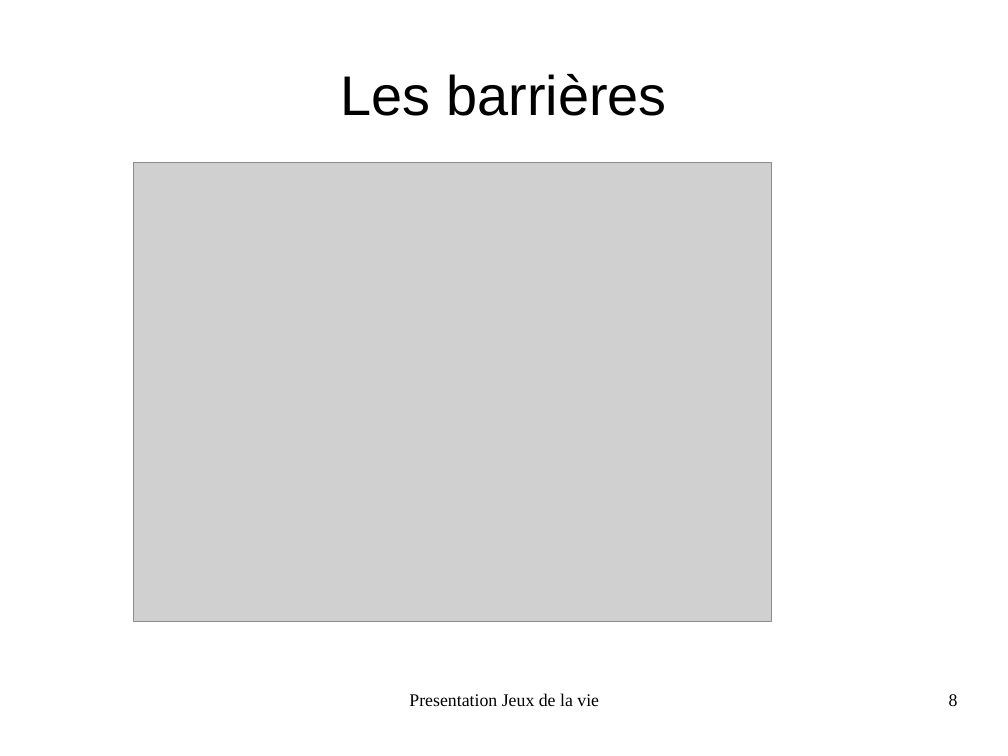
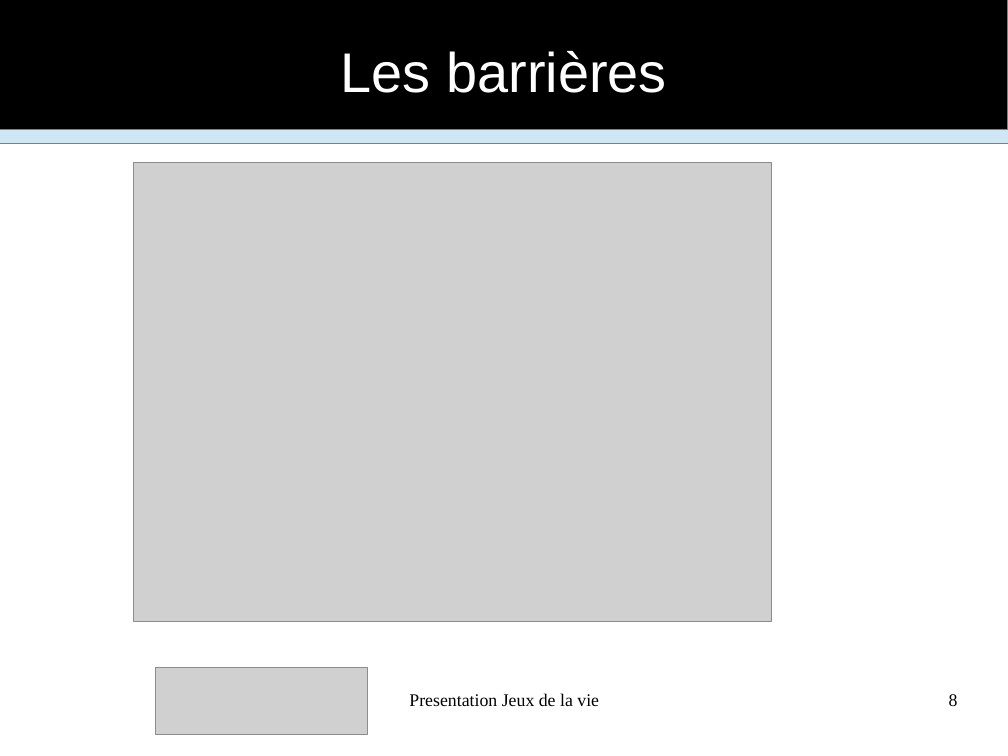
Before and after one commit to FabienInspiron/lifegame, a slide deck: slide 8 of Rapport/Presentation.odp. Drawn at 1008x756 pixels with LibreOffice and Linux fonts; fonts in the diff are those of the drawing; grey boxes stand for pictures. Boxes give left, top, right and bottom in pixels: in the first picture for what was removed or moved away, otherwise in the second. Text is boxed around its words. In the diff, an @@ line names an element or a change of style, - is before the commit and + after.

```diff
--- a/Rapport/Presentation.odp
+++ b/Rapport/Presentation.odp
@@ rectangle added at <box>0,0,1008,130</box>, fill #000000, outline #808080 0 pt @@
@@ title "Les barrières": place and size @@
-title "Les barrières" at <box>341,74,666,116</box>
+title "Les barrières" at <box>341,51,666,93</box>
@@ title "Les barrières" at <box>341,51,666,93</box>: text colour #000000 to #FFFFFF @@
@@ rectangle added at <box>0,130,1008,145</box>, fill #CFE7F5, outline #808080 0 pt @@
@@ picture added at <box>155,668,367,735</box> @@
```
Also in this commit, not shown: 17 other slides changed, 3 other files.
